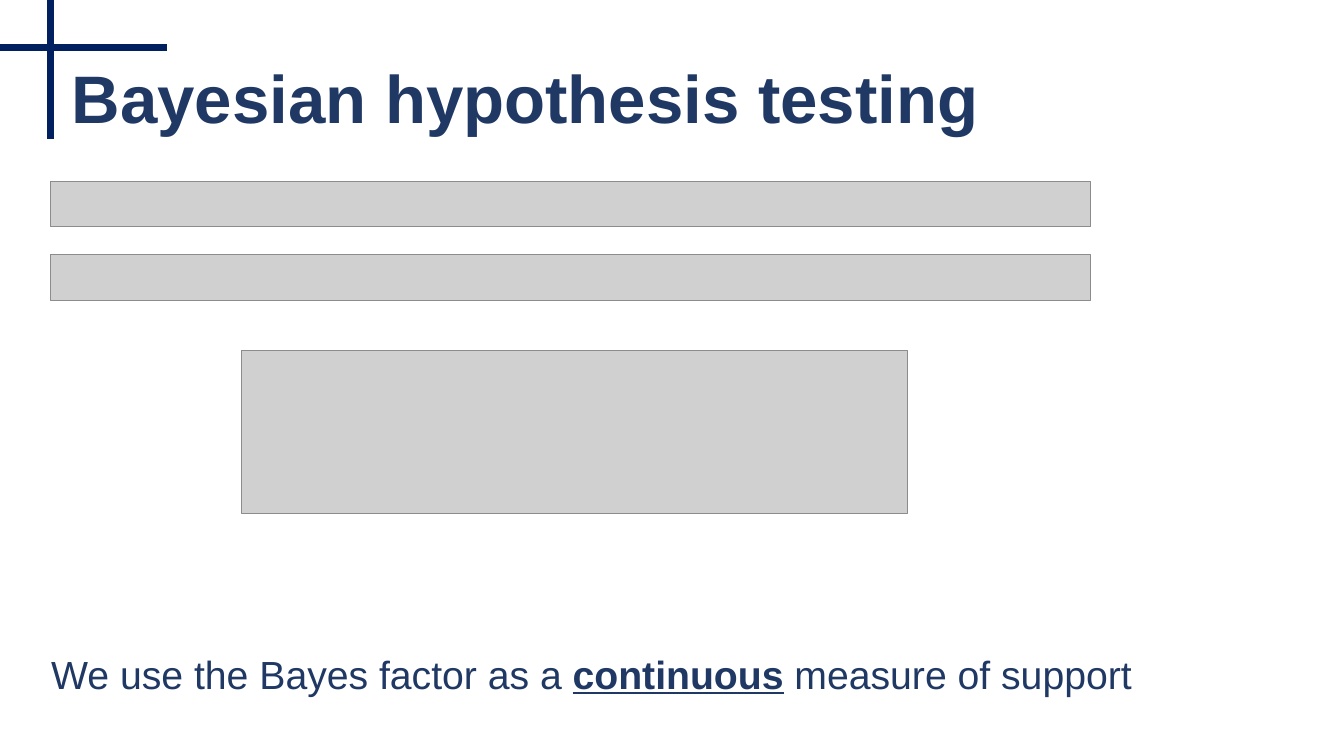
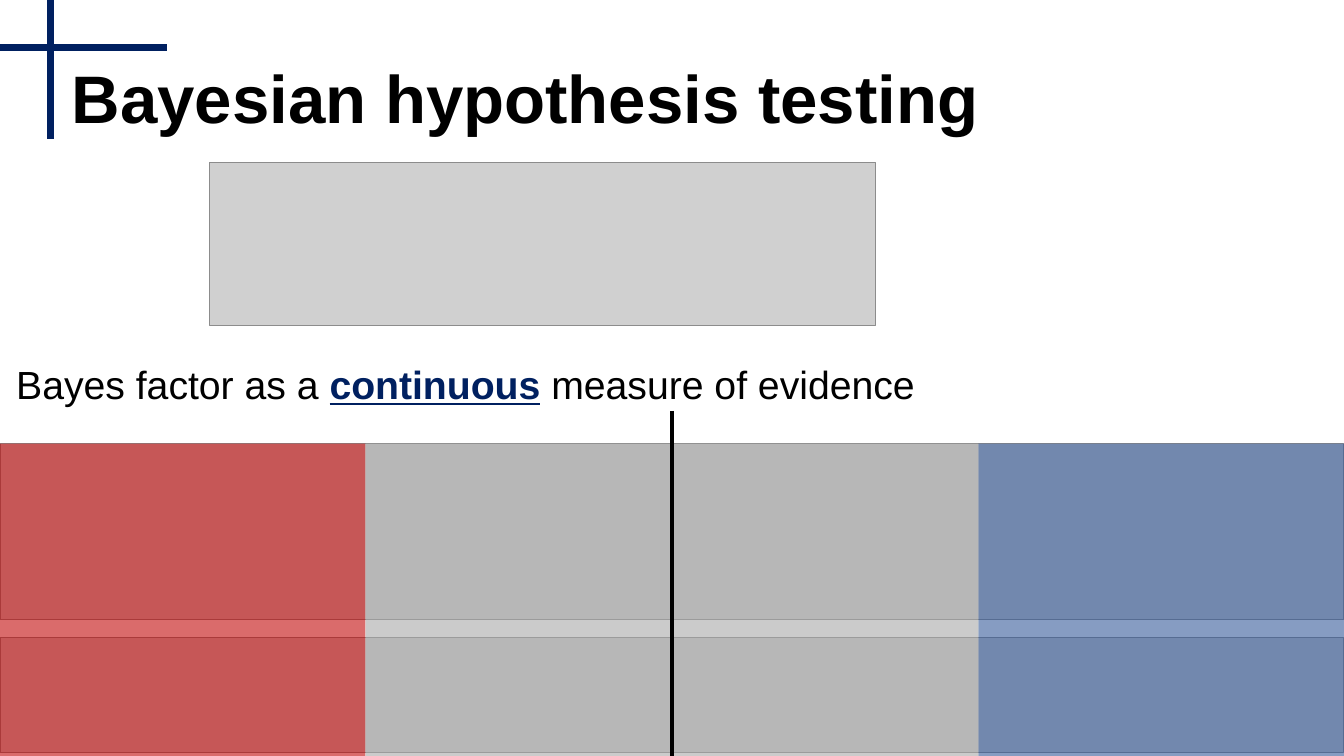
Before and after one commit to Bayesian-Graphical-Modelling-Lab/BGM_Workshops, a slide deck: slide 6 of 2_Tutorial/Part III - Tutorial.pptx. Drawn at 1344x756 pixels with LibreOffice and Linux fonts; fonts in the diff are those of the drawing; grey boxes stand for pictures. Boxes give left, top, right and bottom in pixels: in the first picture for what was removed or moved away, otherwise in the second. Text is boxed around its words. In the diff, an @@ line names an element or a change of style, - is before the commit and + after.

```diff
--- a/2_Tutorial/Part III - Tutorial.pptx
+++ b/2_Tutorial/Part III - Tutorial.pptx
@@ text "Bayesian hypothesis testing" at [72,74,978,136]: text colour #203864 to #000000 @@
@@ picture: place and size @@
-picture at [242,351,908,514]
+picture at [210,162,876,326]
@@ picture removed at [50,181,1091,227] @@
@@ picture removed at [50,254,1091,299] @@
@@ text at [16,370,915,407]: text changed; text colour #203864 to #000000 @@
-We use the Bayes factor as a continuous measure of support
+Bayes factor as a continuous measure of evidence
@@ line added from (673, 411) to (673, 756), #000000 3 pt @@
@@ picture added at [0,444,1344,620] @@
@@ rectangle added at [0,444,366,756], fill #C00000 at 58% opacity @@
@@ rectangle added at [366,444,979,756], fill #A6A6A6 at 58% opacity @@
@@ rectangle added at [979,444,1344,756], fill #2F5597 at 58% opacity @@
@@ picture added at [0,638,1344,753] @@
```
Also in this commit, not shown: 9 other slides changed, 6 slides added, 1 slide removed, 23 other files.
